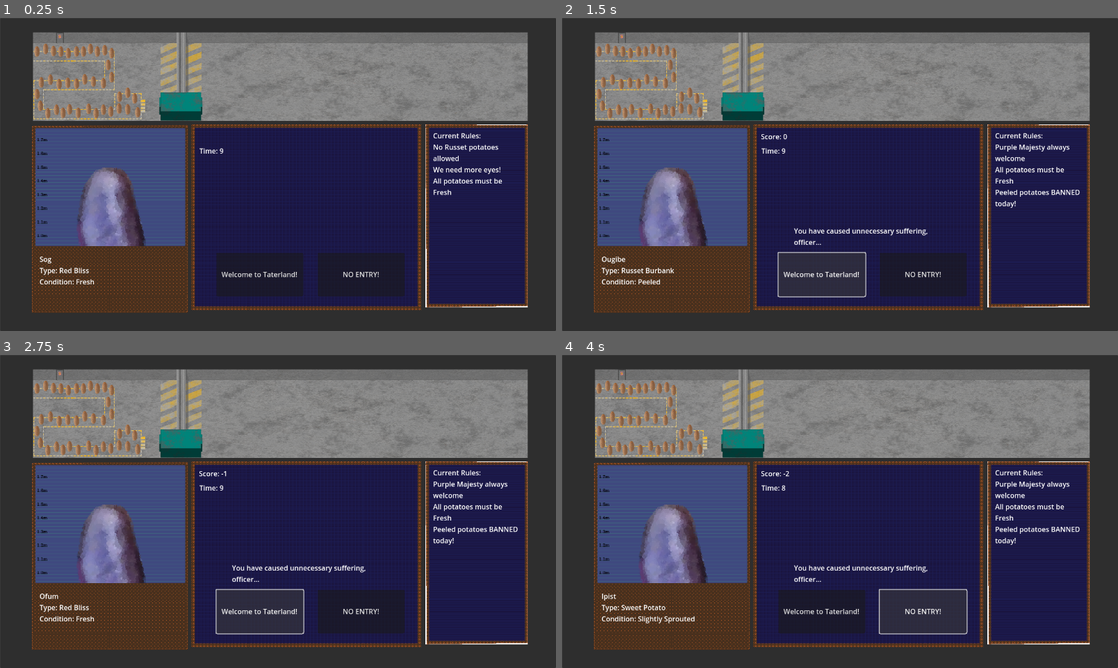
Above: before the commit, frames 1-4 (two rows, left to right).
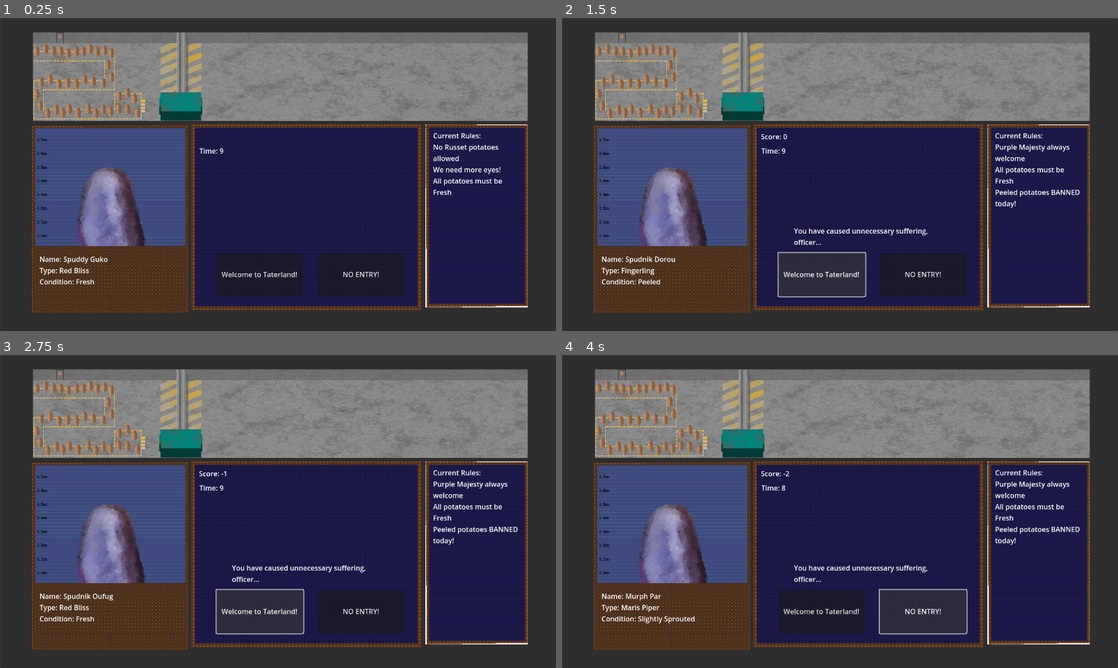
Above: after the commit, the same moments.

Repository: Lost-Rabbit-Digital/SpudCustoms
Game: Godot game, scene res://mainGame.tscn
Two runs of this game, one before a commit and one after it. Both use one fixed random seed, a clock stepped at 60 frames per second and the inputs below.
Inputs:
- Up to frame 1 (0.25 s): no input
- Up to frame 2 (1.5 s): click "Welcome to Taterland!" at 0.5 s; click "Welcome to Taterland!" at 1.25 s
- Up to frame 3 (2.75 s): click "Welcome to Taterland!" at 2 s
- Up to frame 4 (4 s): click "NO ENTRY!" at 2.75 s

The runs differ from the first frame. In frame 1, 0.1% of the frame differs, in the area x 7-20%, y 76-79%; in frame 2, 0.2%, in the area x 7-21%, y 76-83%; in frame 3, 0.1%; in frame 4, 0.2%.

Commit message:
Added full names and field

Diff:
--- a/mainGame.gd
+++ b/mainGame.gd
@@ -56,34 +56,37 @@
 		"type": get_random_type(),
 		"condition": get_random_condition(),
 	}
-	potato.description = "%s\nType: %s\nCondition: %s" % [potato.name, potato.type, potato.condition]
+	potato.description = "Name: %s\nType: %s\nCondition: %s" % [potato.name, potato.type, potato.condition]
 	return potato
 
 func get_random_name():
-	var names = [
-		"Ouwiw", "Sehi", "Sig", "Heechou", "Oufug", "Azej", "Ekepa", "Nuz", "Chegee", "Kusee",
-		"Houf", "Fito", "Mog", "Urife", "Pel", "Icekee", "Vuze", "Ivaj", "Edusto", "Douki", "Gere",
-		"Wic", "Amur", "Sup", "Wofu", "Ezew", "Guko", "Huc", "Ruho", "Oukem", "Ohevo", "Epeer",
-		"Inor", "Ileew", "Gor", "Vahu", "Ruhi", "Ecimu", "Mel", "Weechu", "Oumaze", "Tos", "Stife",
-		"Kuj", "Nedou", "Uguce", "Dorou", "Fouwee", "Neej", "Itoudee", "Soka", "Afidee", "Amaj",
-		"Cad", "Ikacho", "Zebo", "Ukidi", "Osehee", "Etaje", "Wouk", "Nout", "Gic", "Houcee", "Astowa",
-		"Feej", "Ceb", "Ogaha", "Von", "Etaf", "Cil", "Oudire", "Udeg", "Cukee", "Sovi", "Chabee",
-		"Astihi", "Icobo", "Bouve", "Ejiwa", "Wup", "Chistou", "Jouhou", "Stukee", "Inouj", "Opob",
-		"Liz", "Azab", "Couchee", "Ovucha", "Omast", "Imib", "Ipist", "Luwe", "Ivigi", "Rich", "Omucou",
-		"Oujeet", "Arouj", "Tipou", "Roufe", "Ocheesou", "Ogudou", "Fest", "Outomo", "Vicu", "Houte",
-		"Imowee", "Behu", "Ajoj", "Ifouzu", "Miz", "Istich", "Keew", "Reep", "Elus", "Chag", "Joudo",
-		"Ijeema", "Ekeek", "Geew", "Ukuc", "Fevu", "Wape", "Cip", "Ipoun", "Ehij", "Ousteeca", "Noum",
-		"Kif", "Enoud", "Oupago", "Owapu", "Ebutee", "Mowe", "Enur", "Ikomee", "Ewoc", "Outustou",
-		"Uwustee", "Oreesti", "Ajosee", "Reenou", "Sog", "Ukop", "Cele", "Louc", "Roj", "Uchizo", "Cojee",
-		"Bup", "Oudees", "Bucha", "Peej", "Steejee", "Icefou", "Aduk", "Awubu", "Hufou", "Alaree", "Oroum",
-		"Stoumo", "Jesa", "Ouvas", "Teeb", "Chouta", "Koh", "Hufu", "Icuve", "Chadou", "Outoul", "Peba",
-		"Oufeeze", "Teel", "Fouj", "Jus", "Doup", "Touwu", "Ouposu", "Ofum", "Uvosou", "Echuchi", "Par",
-		"Homee", "Echas", "Ruh", "Gozo", "Stog", "Zoumo", "Nag", "Ougibe", "Suw", "Noba", "Ouzeeba",
-		"Ijouv", "Zimou", "Abaci", "Gadu", "Uwast", "Ekeh", "Ofehe"]
-	return names[randi() % names.size()]
+	var first_name = [
+	"Spud", "Tater", "Mash", "Spudnik", "Tater Tot", "Mr. Potato", "Chip", "Murph", "Yam", "Tato", "Spuddy", "Tuber"
+	]
+	var last_name = [
+	"Ouwiw", "Sehi", "Sig", "Heechou", "Oufug", "Azej", "Ekepa", "Nuz", "Chegee", "Kusee", "Houf", "Fito", "Mog", "Urife",
+	"Pel", "Icekee", "Vuze", "Ivaj", "Edusto", "Douki", "Gere", "Wic", "Amur", "Sup", "Wofu", "Ezew", "Guko", "Huc", "Ruho",
+	"Oukem", "Ohevo", "Epeer", "Inor", "Ileew", "Gor", "Vahu", "Ruhi", "Ecimu", "Mel", "Weechu", "Oumaze", "Tos", "Stife",
+	"Kuj", "Nedou", "Uguce", "Dorou", "Fouwee", "Neej", "Itoudee", "Soka", "Afidee", "Amaj", "Cad", "Ikacho", "Zebo", "Ukidi",
+	"Osehee", "Etaje", "Wouk", "Nout", "Gic", "Houcee", "Astowa", "Feej", "Ceb", "Ogaha", "Von", "Etaf", "Cil", "Oudire", "Udeg",
+	"Cukee", "Sovi", "Chabee", "Astihi", "Icobo", "Bouve", "Ejiwa", "Wup", "Chistou", "Jouhou", "Stukee", "Inouj", "Opob", "Liz",
+	"Azab", "Couchee", "Ovucha", "Omast", "Imib", "Ipist", "Luwe", "Ivigi", "Rich", "Omucou", "Oujeet", "Arouj", "Tipou",
+	"Roufe", "Ocheesou", "Ogudou", "Fest", "Outomo", "Vicu", "Houte", "Imowee", "Behu", "Ajoj", "Ifouzu", "Miz", "Istich",
+	"Keew", "Reep", "Elus", "Chag", "Joudo", "Ijeema", "Ekeek", "Geew", "Ukuc", "Fevu", "Wape", "Cip", "Ipoun", "Ehij",
+	"Ousteeca", "Noum", "Kif", "Enoud", "Oupago", "Owapu", "Ebutee", "Mowe", "Enur", "Ikomee", "Ewoc", "Outustou", "Uwustee",
+	"Oreesti", "Ajosee", "Reenou", "Sog", "Ukop", "Cele", "Louc", "Roj", "Uchizo", "Cojee", "Bup", "Oudees", "Bucha", "Peej",
+	"Steejee", "Icefou", "Aduk", "Awubu", "Hufou", "Alaree", "Oroum", "Stoumo", "Jesa", "Ouvas", "Teeb", "Chouta", "Koh",
+	"Hufu", "Icuve", "Chadou", "Outoul", "Peba", "Oufeeze", "Teel", "Fouj", "Jus", "Doup", "Touwu", "Ouposu", "Ofum",
+	"Uvosou", "Echuchi", "Par", "Homee", "Echas", "Ruh", "Gozo", "Stog", "Zoumo", "Nag", "Ougibe", "Suw", "Noba", "Ouzeeba",
+	"Ijouv", "Zimou", "Abaci", "Gadu", "Uwast", "Ekeh", "Ofehe"
+	]
+
+	var full_name = "%s %s"
+
+	return full_name % [first_name[randi() % first_name.size()], last_name[randi() % last_name.size()]]
 
 func get_random_type():
-	var types = ["Russet Burbank", "Yukon Gold", "Sweet Potato", "Purple Majesty", "Red Bliss"]
+	var types = ["Russet", "Yukon Gold", "Sweet Potato", "Purple Majesty", "Red Bliss", "Fingerling", "Kennebec", "Maris Piper", "Idaho Potato", "Katahdin"]
 	return types[randi() % types.size()]
 
 func get_random_condition():
